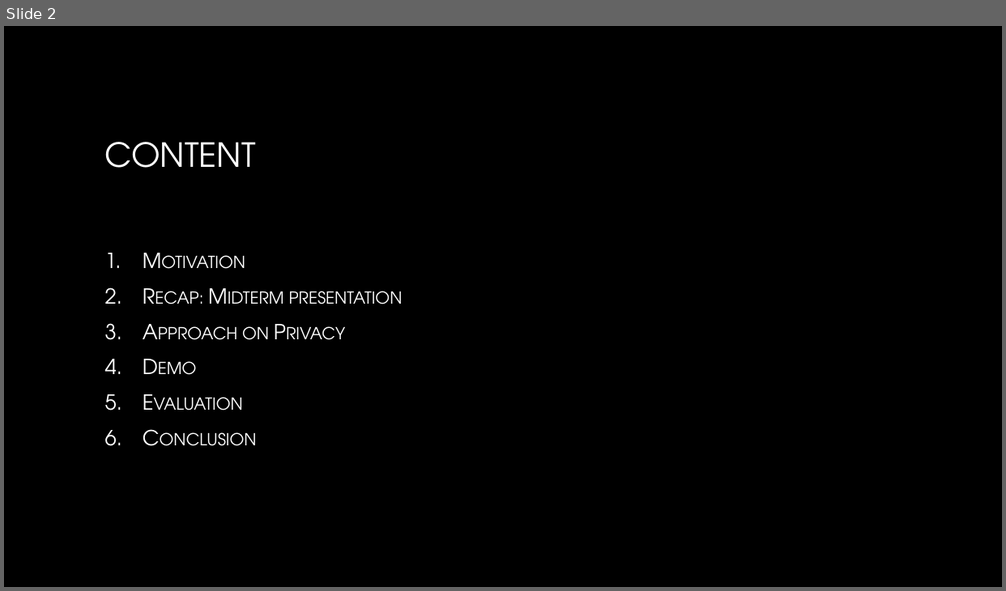
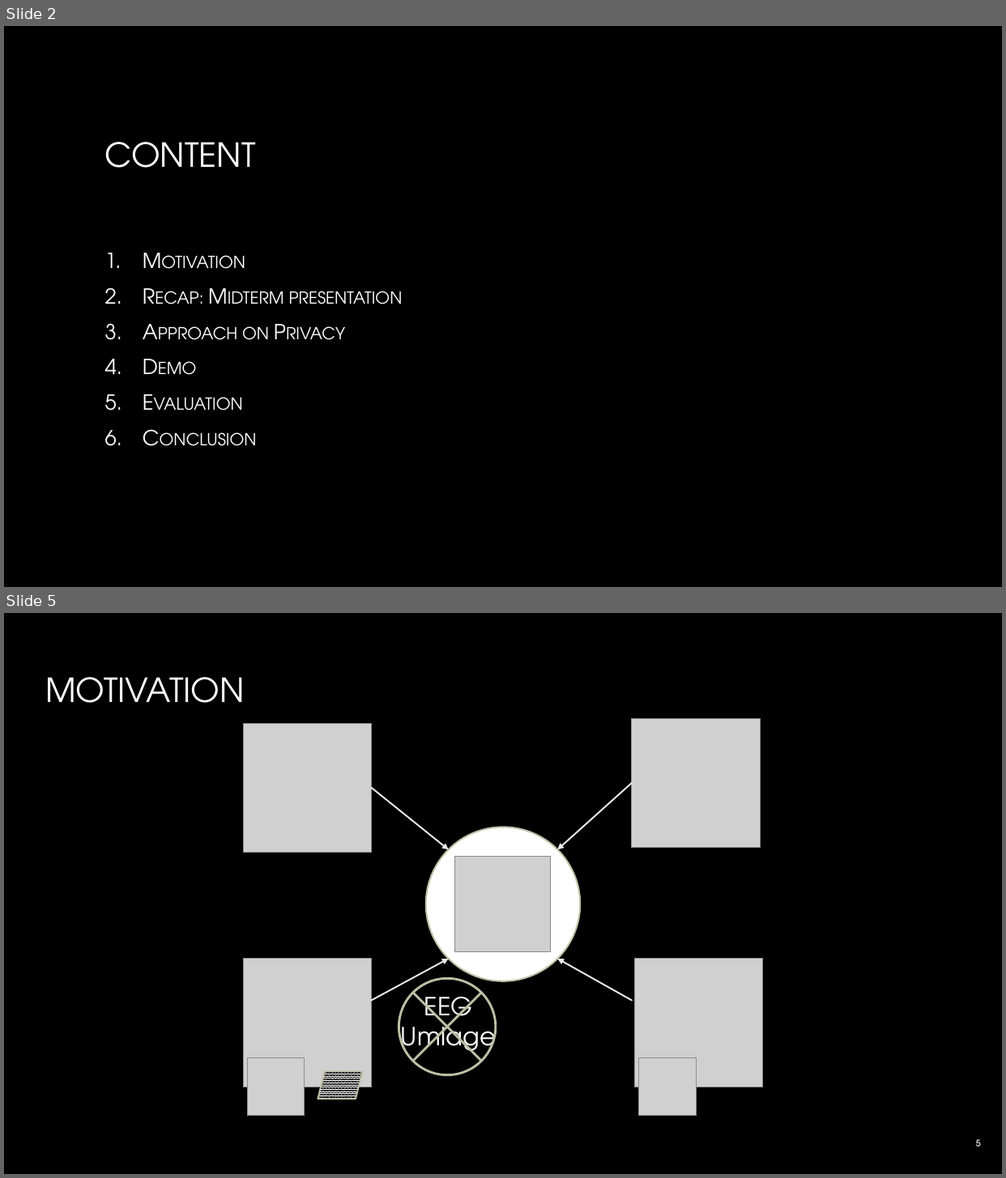
Before and after one commit to JacobEberhardt/decentralized-energy-trading, a slide deck: documentation/finalPresentation.pptx. Shown one above the other, each under a label of ours: slide 2 before the commit, slides 2 and 5 after it; the slides between them are not shown. The pictures are 1006x591 and 1006x1178 pixels, drawn with LibreOffice and Linux fonts; fonts in the diff are those of the drawing; grey boxes stand for pictures; background and template pictures are left out. Boxes give left, top, right and bottom in pixels: in the first picture for what was removed or moved away, otherwise in the second. Text is boxed around its words. In the diff, an @@ line names an element or a change of style, - is before the commit and + after.

Commit message:
Update final presentation draft
Add Motivation and Recap from Midterm presentation

```diff
--- a/documentation/finalPresentation.pptx
+++ b/documentation/finalPresentation.pptx
@@ slide 5 added at [4, 613, 1002, 1174], background picture (left out) @@
@@ title added at [45, 677, 245, 703], 32 pt, text gradient #FFFFFF to #A6A6A6 @@
+MOTIVATION
@@ picture added at [243, 724, 372, 853] @@
@@ picture added at [632, 718, 761, 847] @@
@@ arrow added from (372, 788) to (449, 850), #EBEBEB 1.5 pt @@
@@ arrow added from (632, 783) to (558, 850), #EBEBEB 1.5 pt @@
@@ ellipse added at [426, 827, 581, 982], fill #FFFFFF, outline #BFBFA5 1.5 pt @@
@@ picture added at [455, 856, 552, 952] @@
@@ picture added at [243, 959, 372, 1088] @@
@@ arrow added from (372, 1001) to (449, 959), #EBEBEB 1.5 pt @@
@@ arrow added from (632, 1001) to (558, 959), #EBEBEB 1.5 pt @@
@@ picture added at [634, 959, 763, 1088] @@
@@ flow chart summing junction added at [399, 978, 496, 1075], outline #BFBFA5 2.25 pt @@
@@ text added at [401, 997, 496, 1059], 24 pt, text #FFFFFF @@
+EEG Umlage
@@ picture added at [247, 1059, 305, 1116] @@
@@ parallelogram added at [317, 1072, 363, 1100], fill pattern #EBEBEB on #000000, outline #BFBFA5 1.5 pt @@
@@ picture added at [639, 1059, 697, 1116] @@
@@ page number added at [976, 1139, 981, 1147], 9 pt, text #BFBFBF, bold @@
+5
```
Also in this commit, not shown: 4 slides changed, 7 other slides added.
